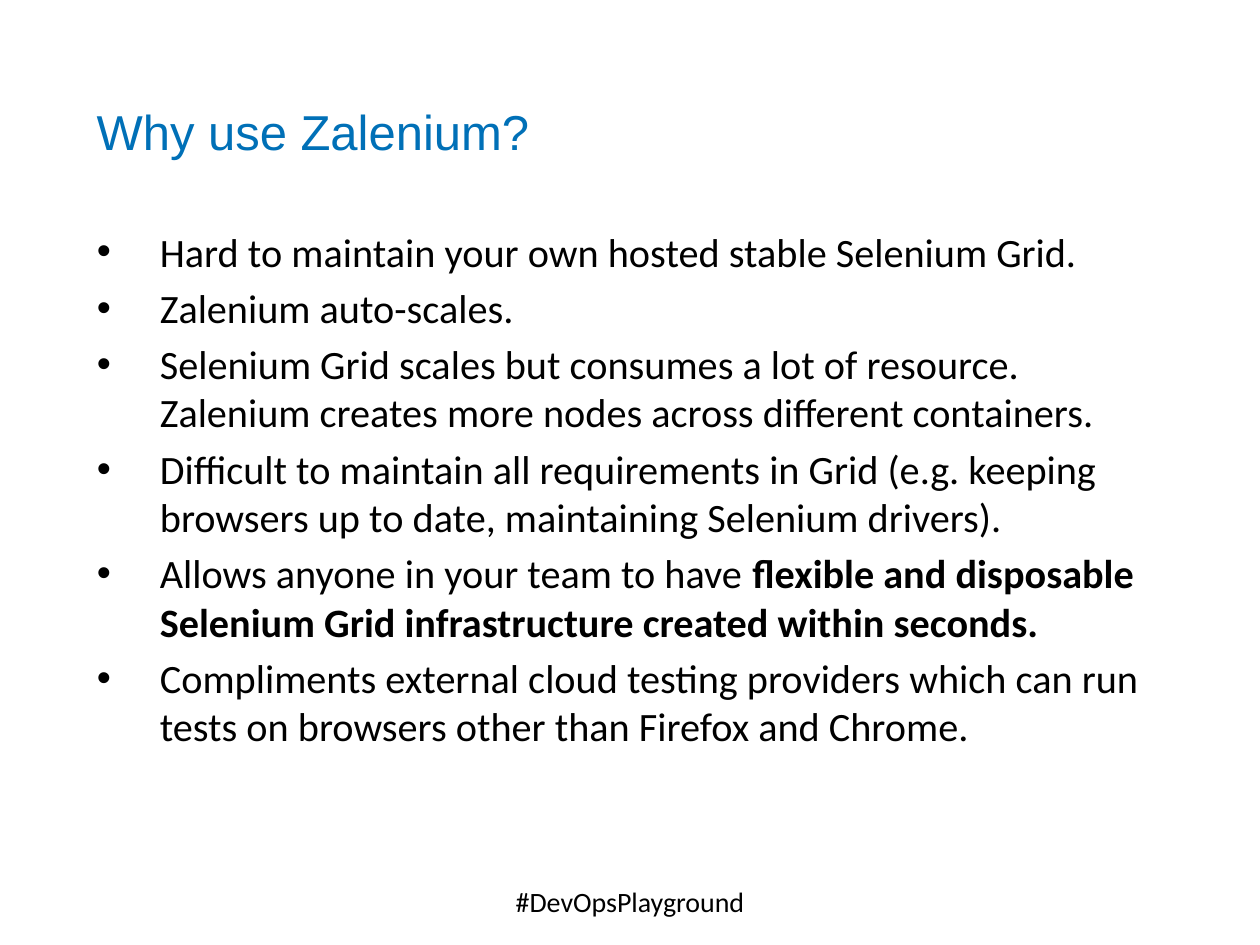
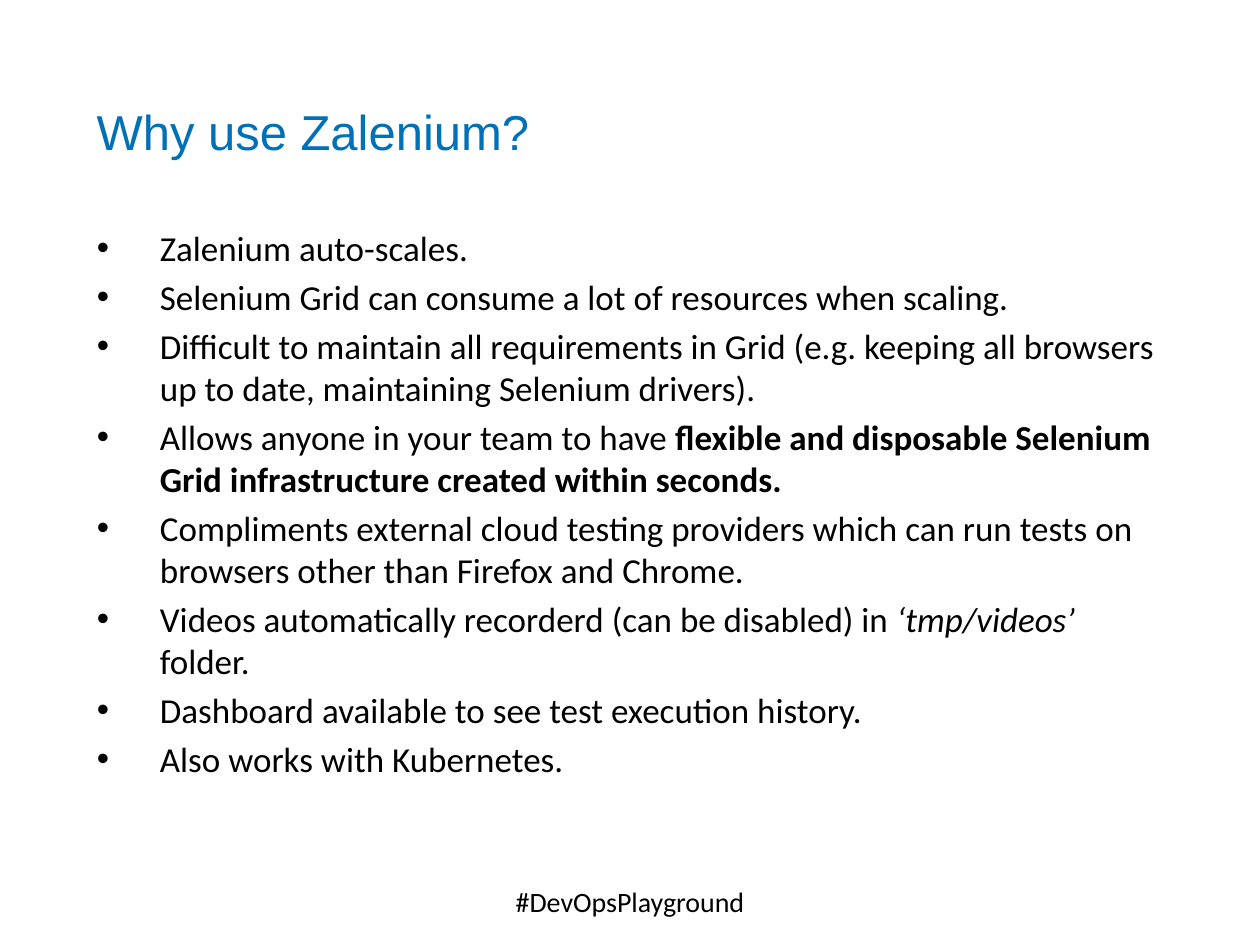
Before and after one commit to DevOpsPlayground/Hands-on-with-Selenium-Auto-Scaling-using-Docker-and-Zalenium, a slide deck: slide 7 of ECS_Digital_Template.pptx. Drawn at 1260x945 pixels with LibreOffice and Linux fonts; fonts in the diff are those of the drawing; background and template pictures are left out. Boxes give left, top, right and bottom in pixels: in the first picture for what was removed or moved away, otherwise in the second. Text is boxed around its words. In the diff, an @@ line names an element or a change of style, - is before the commit and + after.

```diff
--- a/ECS_Digital_Template.pptx
+++ b/ECS_Digital_Template.pptx
@@ text at [160, 239, 1076, 274]: paragraph removed @@
-• Hard to maintain your own hosted stable Selenium Grid.
@@ text at [160, 236, 1150, 584]: size 23 to 20 pt in "Zalenium auto-scales.", "Allows anyone in your team to have ...", "Compliments external cloud testing providers which can ..." @@
@@ text at [160, 285, 1154, 407]: text changed; size 23 to 20 pt @@
-• Selenium Grid scales but consumes a lot of resource. Zalenium creates more nodes across different containers.
-• Difficult to maintain all requirements in Grid (e.g. keeping browsers up to date, maintaining Selenium drivers).
+• Selenium Grid can consume a lot of resources when scaling.
+• Difficult to maintain all requirements in Grid (e.g. keeping all browsers up to date, maintaining Selenium drivers).
@@ text at [160, 606, 1075, 773]: paragraphs added @@
+• Videos automatically recorderd (can be disabled) in ‘tmp/videos’ folder.
+• Dashboard available to see test execution history.
+• Also works with Kubernetes.
```
Also in this commit, not shown: 1 other slide changed, 1 other file.
